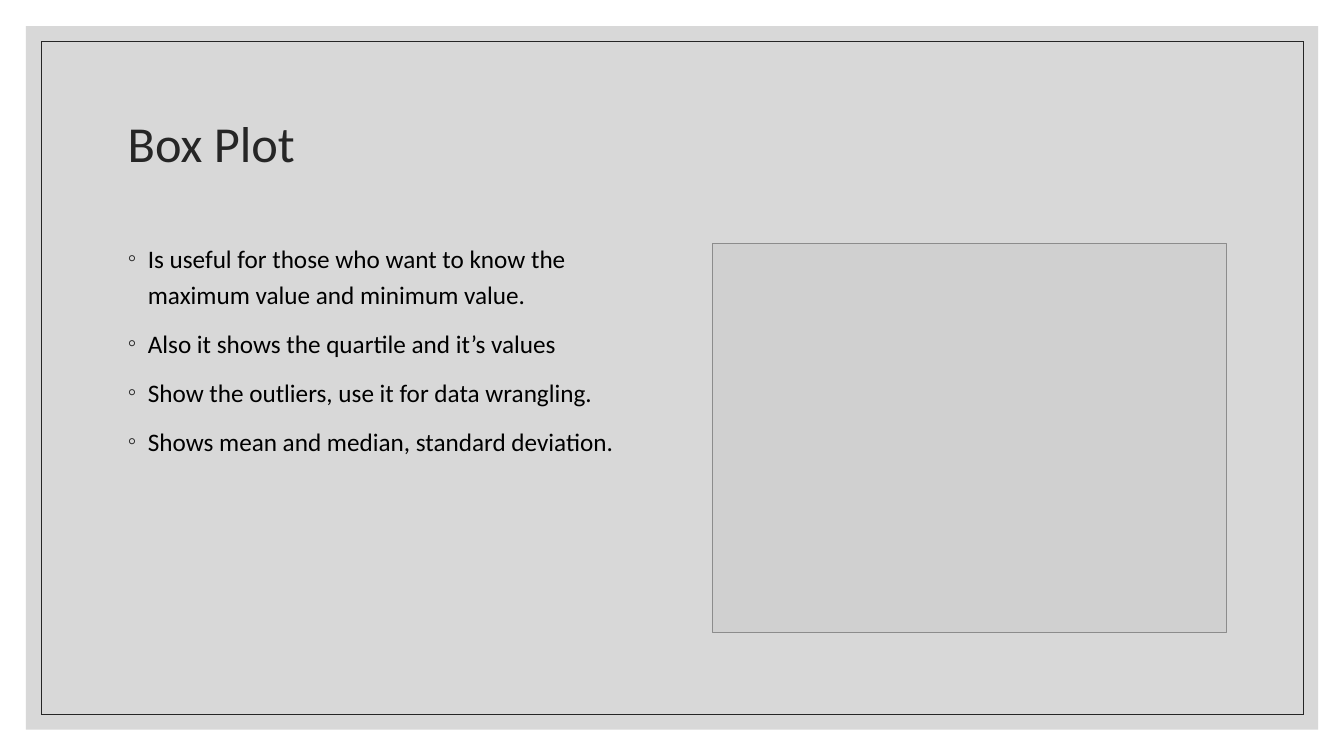
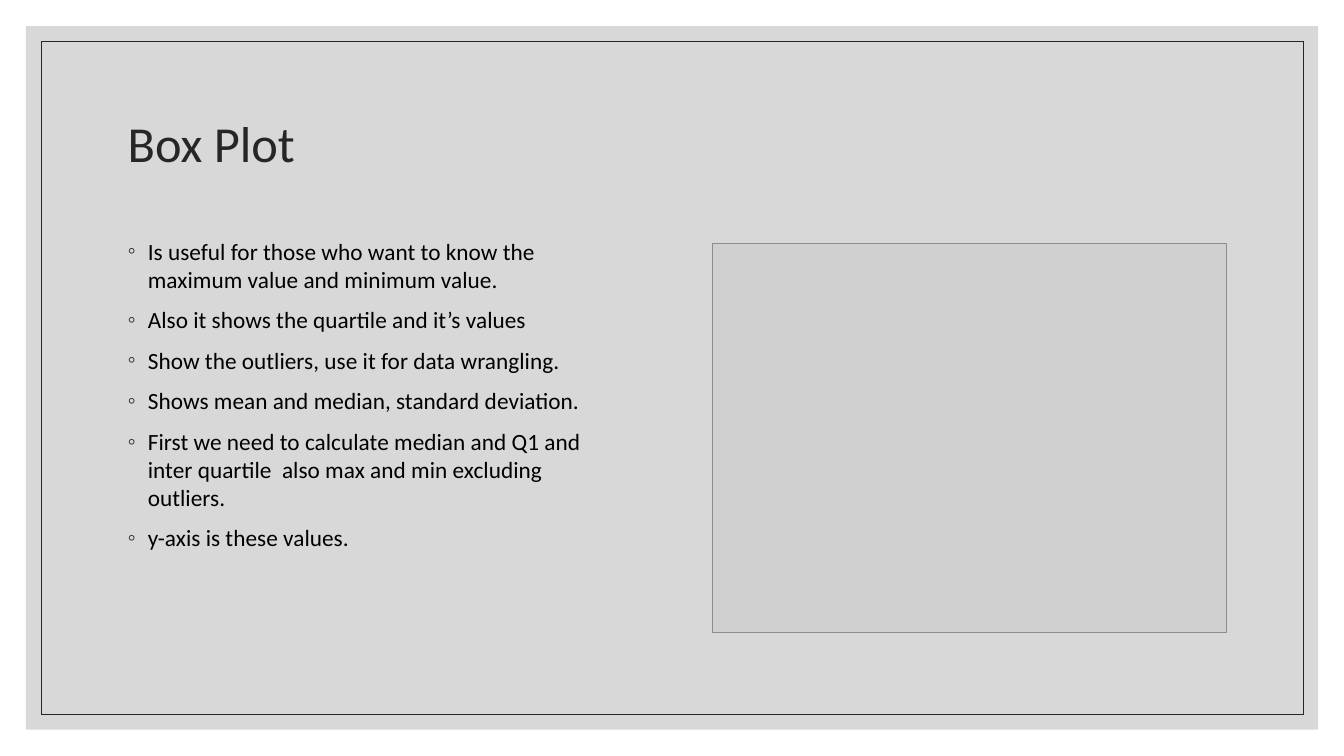
Before and after one commit to ah3asef/Probability_Report, a slide deck: slide 10 of Project.pptx. Drawn at 1344x756 pixels with LibreOffice and Linux fonts; fonts in the diff are those of the drawing; grey boxes stand for pictures. Boxes give left, top, right and bottom in pixels: in the first picture for what was removed or moved away, otherwise in the second. Text is boxed around its words. In the diff, an @@ line names an element or a change of style, - is before the commit and + after.

```diff
--- a/Project.pptx
+++ b/Project.pptx
@@ text at [148,244,579,412]: size 18 to 16.6 pt in "Is useful for those who want to ...", "Also it shows the quartile and it’s ...", "Show the outliers, use it for data ...", "Shows mean and median, standard deviation."; line spacing 1.2 to 1 @@
@@ text at [148,434,580,550]: paragraphs added @@
+◦ First we need to calculate median and Q1 and inter quartile also max and min excluding outliers.
+◦ y-axis is these values.
```
Also in this commit, not shown: 1 other slide changed, 9 slides added, 1 slide removed, 6 other files.
